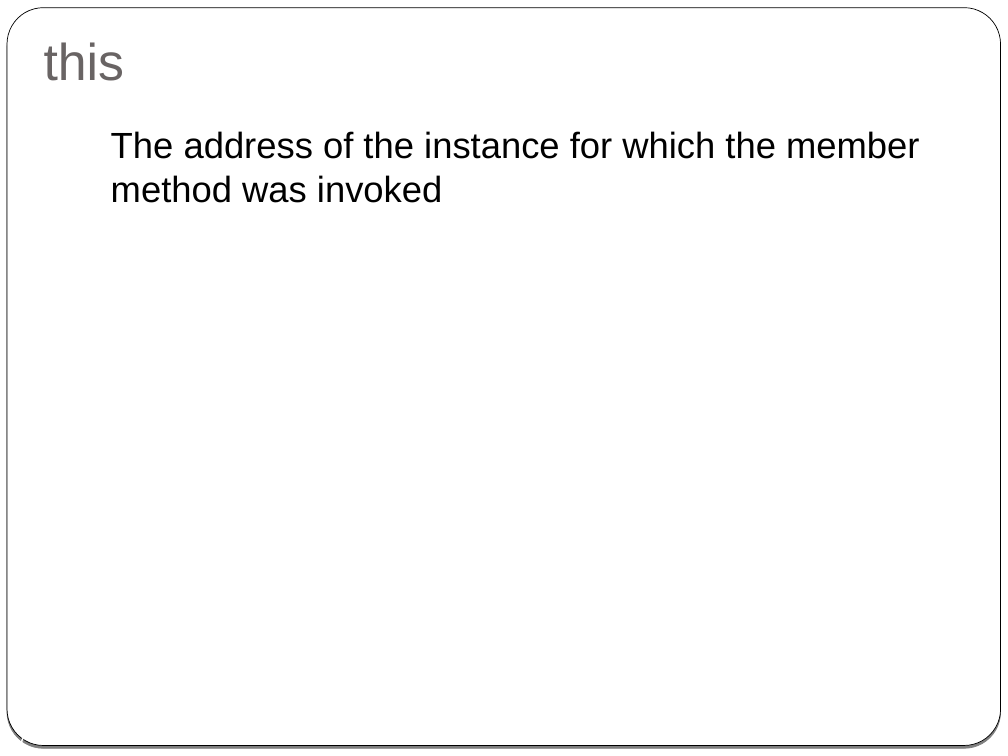
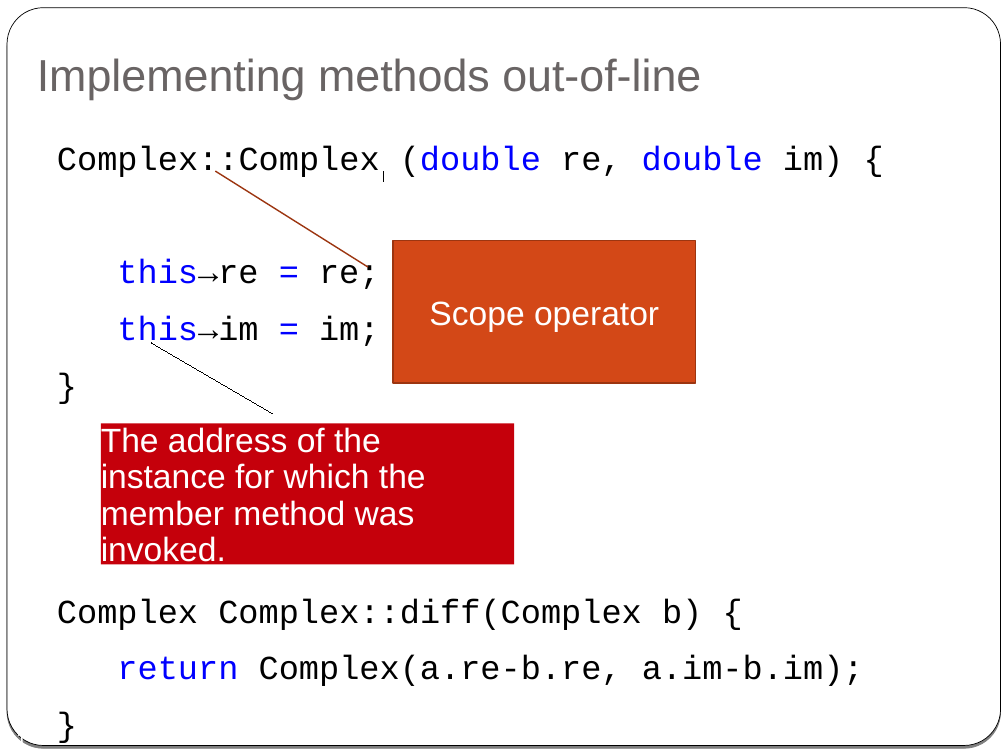
Before and after one commit to cpp-at-ariel/cpp-5778, a slide deck: slide 11 of week02-classes-constructors-destructors/slides.odp (slide 17 before the commit). Drawn at 1008x756 pixels with LibreOffice and Linux fonts; fonts in the diff are those of the drawing. Boxes give left, top, right and bottom in pixels: in the first picture for what was removed or moved away, otherwise in the second. Text is boxed around its words. In the diff, an @@ line names an element or a change of style, - is before the commit and + after.

```diff
--- a/week02-classes-constructors-destructors/slides.odp
+++ b/week02-classes-constructors-destructors/slides.odp
@@ title added at bbox=[37, 58, 701, 100], 32 pt, text #696464 @@
+Implementing methods out-of-line
@@ title removed at bbox=[44, 42, 124, 81] @@
-this
@@ text added at bbox=[57, 146, 864, 686], 24 pt, text #000000 @@
+Complex::Complex (double re, double im) {
+this→re = re;
+this→im = im;
+}
+Complex Complex::diff(Complex b) {
+return Complex(a.re-b.re, a.im-b.im);
+}
@@ line added from (383, 181) to (383, 171), #000000 0 pt @@
@@ border callout added at bbox=[393, 240, 696, 383], fill #D34817, outline #9C3510 0.99 pt, 24 pt, text #FFFFFF @@
+Scope operator
@@ line added from (272, 413) to (151, 343), #000000 0 pt @@
@@ text in rectangle at bbox=[101, 427, 426, 568]: text changed; size 26 to 24.1 pt; text colour #000000 to #FFFFFF @@
-The address of the instance for which the member method was invoked
+The address of the instance for which the member method was invoked.
@@ rectangle "The address of the instance ...": place and size @@
-rectangle "The address of the instance ..." at bbox=[111, 131, 919, 203]
+rectangle "The address of the instance ..." at bbox=[101, 423, 514, 564]
@@ rectangle "The address of the instance ..." at bbox=[101, 423, 514, 564]: fill none to #C5000B @@
```
Also in this commit, not shown: 11 other slides changed, 7 slides added, 9 slides removed, 23 other files.
